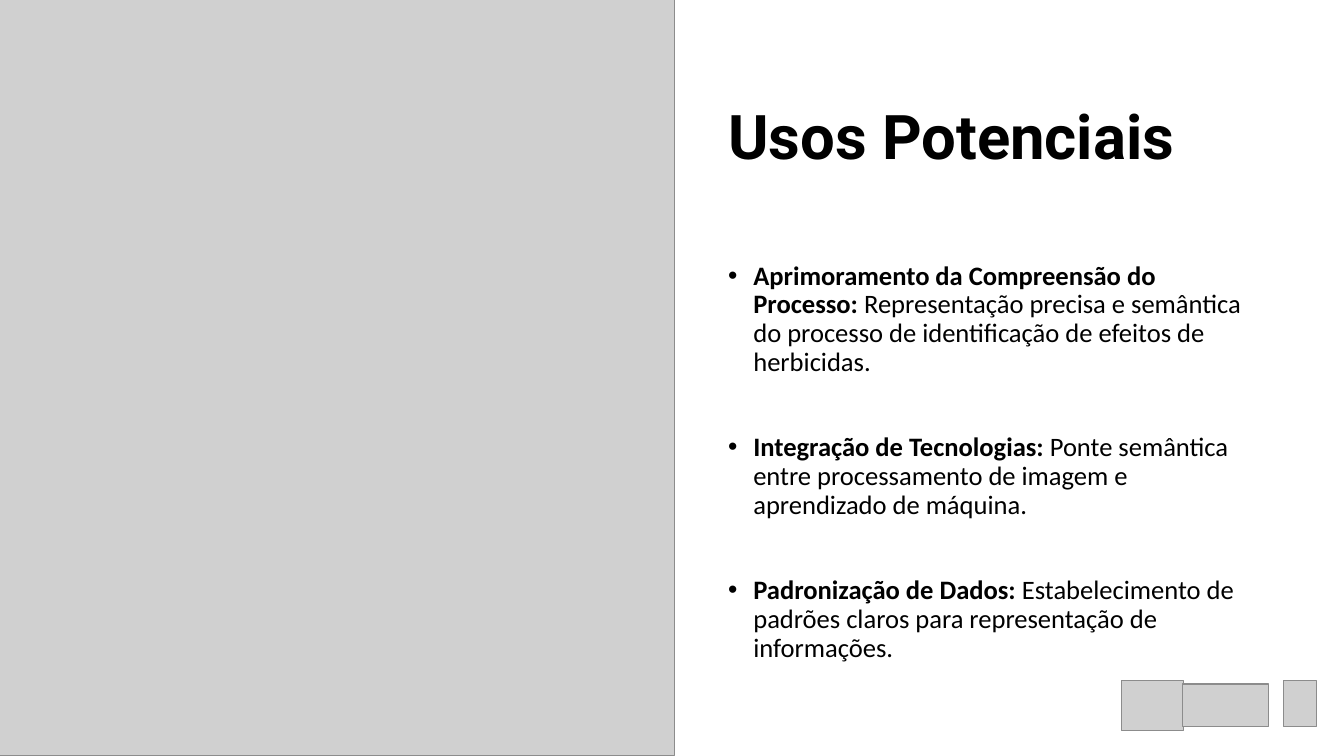
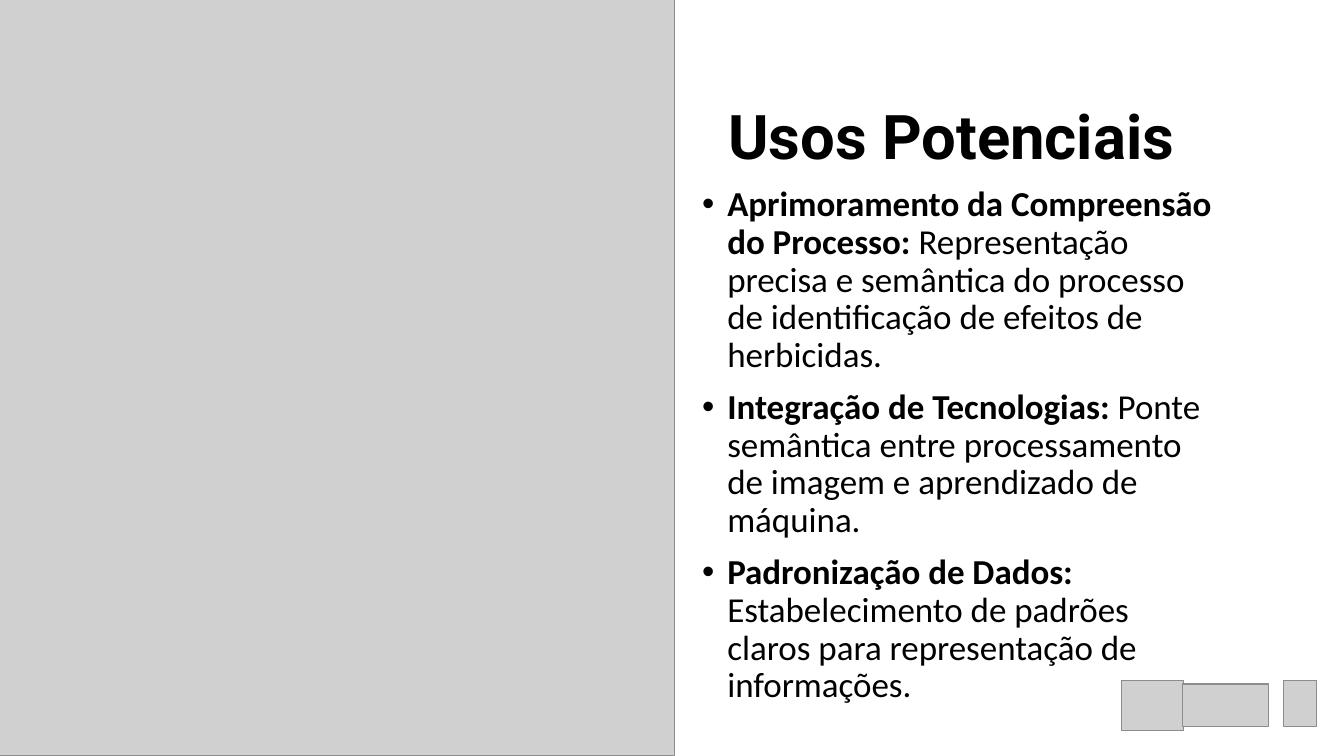
Before and after one commit to leandrogrego/WeedEye, a slide deck: slide 14 of Ontology for weed´s stress detection.pptx (slide 9 before the commit). Drawn at 1344x756 pixels with LibreOffice and Linux fonts; fonts in the diff are those of the drawing; grey boxes stand for pictures. Boxes give left, top, right and bottom in pixels: in the first picture for what was removed or moved away, otherwise in the second. Text is boxed around its words. In the diff, an @@ line names an element or a change of style, - is before the commit and + after.

```diff
--- a/Ontology for weed´s stress detection.pptx
+++ b/Ontology for weed´s stress detection.pptx
@@ text "Aprimoramento da Compreensão do Processo: ...": place and size @@
-text "Aprimoramento da Compreensão do Processo: ..." at (753,266,1241,662)
+text "Aprimoramento da Compreensão do Processo: ..." at (727,191,1211,703)
@@ text "Aprimoramento da Compreensão do Processo: ..." at (727,191,1211,703): size 19 to 25 pt @@
```
Also in this commit, not shown: 9 other slides changed, 6 slides added, 1 slide removed, 2 other files.
